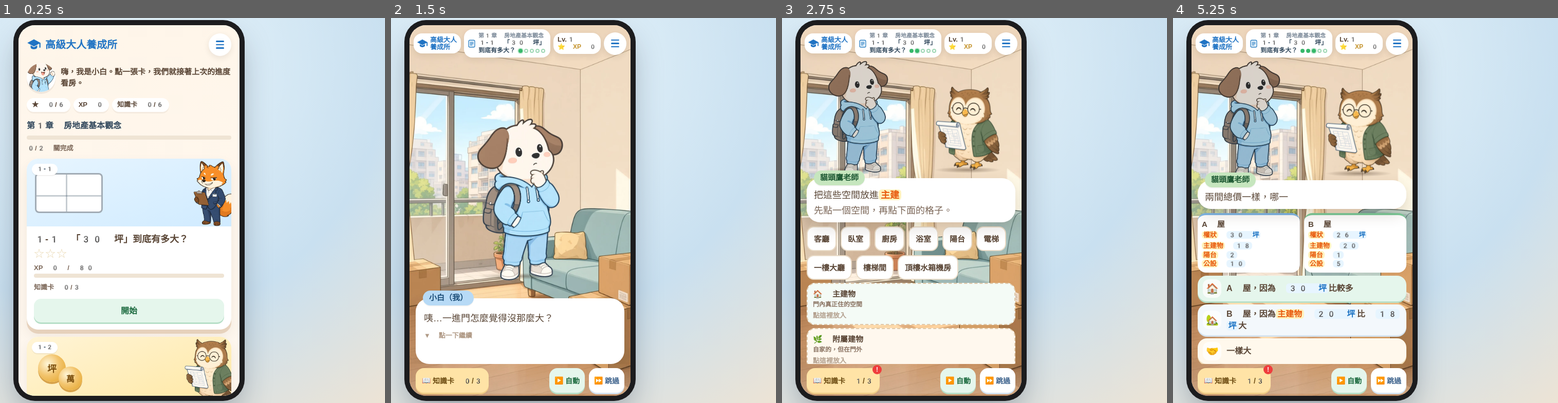
Above: before the commit, frames 1-4 (left to right).
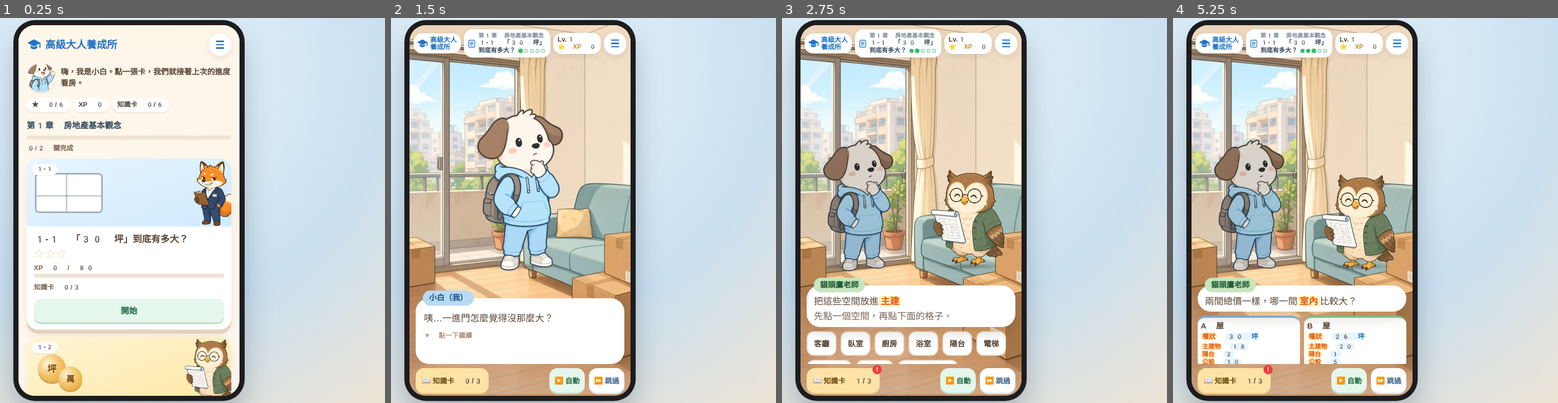
Above: after the commit, the same moments.

Repository: orangeJuicela/adult-life-game
Game: browser game, page site/index.html
Same seed, same stepped clock (60 frames per second), same inputs: the game is played once before the commit and once after it.
Inputs (mouse positions are in pixels of both pictures, inside the frame that each line leads up to; where the layout moved, square brackets give the same spot in the first picture):
- Up to frame 1 (0.25 s): no input
- Up to frame 2 (1.5 s): click "開始" at 0.27 s; click "▶ 自動" at 0.52 s; tap Space at 1.1 s; click (521, 326) at 1.27 s
- Up to frame 3 (2.75 s): tap Space at 1.6, 2.1, 2.6 s; click (966, 44) at 1.87 s; click "⏩ 跳過" at 2.02 s; click (912, 164) [912, 118] at 2.47 s
- Up to frame 4 (5.25 s): click (1303, 314) [1303, 210] at 3.07 s; tap Space every 0.5 s from 3.1 to 5.1 s; click "臥室" at 3.67 s; click "陽台" at 4.27 s; click "⏩ 跳過" at 4.52 s; click (1303, 333) [1303, 279] at 4.87 s

The runs differ from the first frame. In frame 2, 21% of the frame differs, in the area x 4-63%, y 1-96%; in frame 3, 30%; in frame 4, 31%.

Commit message:
Keep character feet on the wooden floor in every scene.
The foot line no longer rises with the dialogue panel. The background is shifted so that floor sits under the feet, and taller cards scroll instead of lifting the cast.

Co-authored-by: orangeJuicela <orangeJuicela@users.noreply.github.com>

Diff:
--- a/site/game.js
+++ b/site/game.js
@@ -535,21 +535,6 @@
   stage.replaceChildren(inner);
 }
 
-function anchorFeet() {
-  const phone = document.getElementById("phone");
-  if (!phone || phone.dataset.view === "select") {
-    if (phone) phone.style.removeProperty("--feet");
-    return;
-  }
-  const hud = document.getElementById("hud");
-  const height = phone.clientHeight;
-  if (!hud || !height) return;
-  const hudTop = hud.getBoundingClientRect().top - phone.getBoundingClientRect().top;
-  const floorY = height * 0.74;
-  const aboveCards = Math.max(height * 0.4, Math.min(floorY, hudTop - 12));
-  phone.style.setProperty("--feet", Math.round(height - aboveCards) + "px");
-}
-
 function makeDialogue(speakerKey) {
   const meta = CAST[speakerKey] || CAST.system;
   const box = el("div", "dialogue");
@@ -1047,7 +1032,6 @@
   if (token != null && token !== gen) return;
   const textNode = document.getElementById("dialogue-text");
   if (textNode) fillRich(textNode, speechText());
-  anchorFeet();
   lineReady = true;
   document.getElementById("phone").dataset.ready = "1";
   const hint = document.getElementById("tap-hint");
@@ -1117,7 +1101,6 @@
   else renderCast();
   buildPanel();
   if (view === "sort" || (view === "reveal" && current().type === "sort")) fillSort();
-  anchorFeet();
   if (view === "end") {
     lineReady = true;
     phone.dataset.ready = "1";
@@ -1459,7 +1442,6 @@
 }
 
 function bind() {
-  window.addEventListener("resize", anchorFeet);
   document.getElementById("phone").addEventListener("pointerdown", function (event) {
     AdultAudio.unlock();
     if (event.target.closest("#menu-sound")) return;
--- a/site/style.css
+++ b/site/style.css
@@ -64,13 +64,23 @@
   }
 }
 
+:root {
+  /* Feet stay on this line. 113.4% height, bottom-aligned, puts the photo's
+     wooden floor (about 70% down the image) on this same line. */
+  --floor: 66%;
+}
+
 .bg {
   position: absolute;
-  inset: 0;
-  width: 100%;
-  height: 100%;
+  left: 50%;
+  bottom: 0;
+  width: auto;
+  min-width: 100%;
+  height: 113.4%;
+  max-width: none;
+  transform: translateX(-50%);
   object-fit: cover;
-  object-position: center center;
+  object-position: center bottom;
   z-index: 0;
   pointer-events: none;
 }
@@ -226,8 +236,8 @@
   position: absolute;
   left: 0;
   right: 0;
-  bottom: var(--feet, 26%);
-  height: min(420px, calc(100% - var(--feet, 26%) - 64px));
+  bottom: calc(100% - var(--floor));
+  height: calc(var(--floor) - 72px);
   display: flex;
   align-items: flex-end;
   justify-content: center;
@@ -267,8 +277,8 @@
 }
 
 #phone[data-crowded="1"] .char img {
-  height: min(calc(100% * var(--scale, 1)), calc(250px * var(--scale, 1)));
-  max-height: min(calc(100% * var(--scale, 1)), calc(250px * var(--scale, 1)));
+  height: min(calc(100% * var(--scale, 1)), calc(260px * var(--scale, 1)));
+  max-height: min(calc(100% * var(--scale, 1)), calc(260px * var(--scale, 1)));
 }
 
 .char.dim img {
@@ -323,7 +333,7 @@
   z-index: 2;
   flex: 0 1 auto;
   min-height: 0;
-  max-height: 62%;
+  max-height: calc(100% - var(--floor) - 6px);
   margin-top: auto;
   padding: 6px 0 calc(4px + env(safe-area-inset-bottom));
   display: flex;
@@ -353,9 +363,19 @@
 
 .hud[data-view="choice"] .dialogue,
 .hud[data-view="sort"] .dialogue,
-.hud[data-view="card"] .dialogue {
+.hud[data-view="card"] .dialogue,
+.hud[data-view="reveal"] .dialogue {
   min-height: 0;
-  padding: 18px 14px 8px;
+  padding: 16px 14px 6px;
+}
+
+#phone[data-crowded="1"] .house {
+  padding: 4px 6px 6px;
+}
+
+#phone[data-crowded="1"] .house ul {
+  font-size: 12px;
+  line-height: 1.25;
 }
 
 .name {
